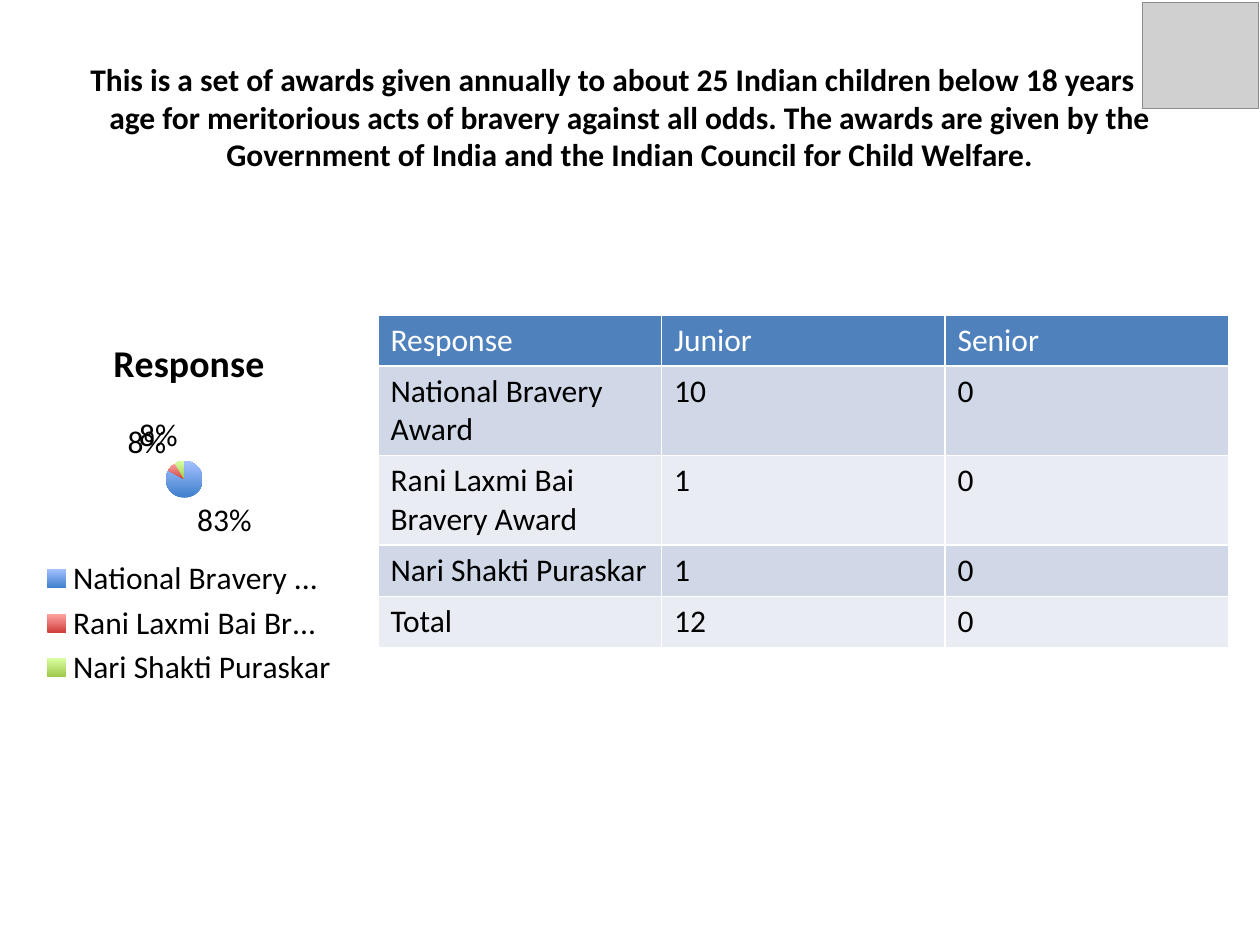
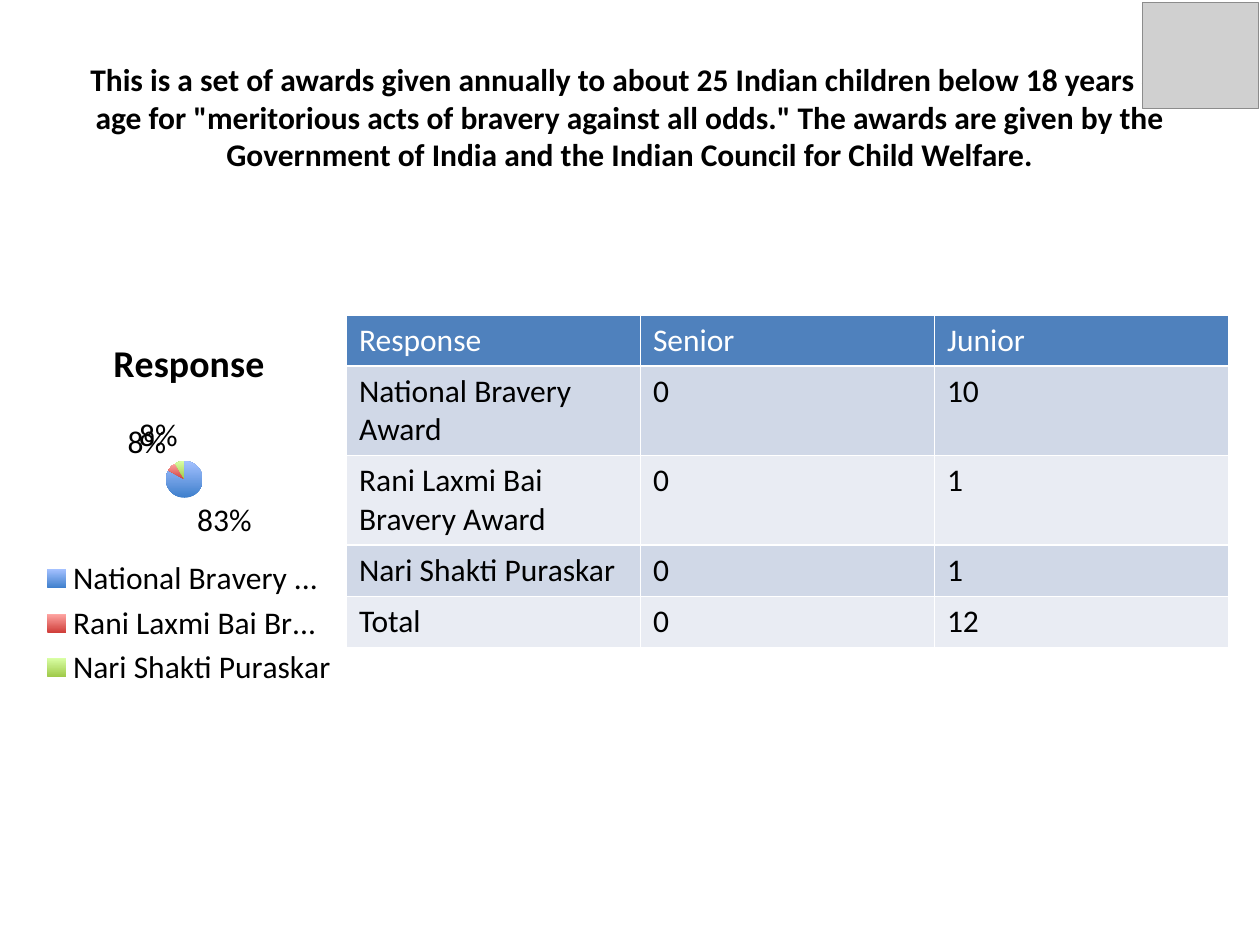
Before and after one commit to taranag/CodeProjects, a slide deck: slide 30 of FlaskApp/static/generated/Company92ByLevelFrom2022-05-01To2022-06-21.pptx. Drawn at 1260x945 pixels with LibreOffice and Linux fonts; fonts in the diff are those of the drawing; grey boxes stand for pictures. Boxes give left, top, right and bottom in pixels: in the first picture for what was removed or moved away, otherwise in the second. Text is boxed around its words. In the diff, an @@ line names an element or a change of style, - is before the commit and + after.

```diff
--- a/FlaskApp/static/generated/Company92ByLevelFrom2022-05-01To2022-06-21.pptx
+++ b/FlaskApp/static/generated/Company92ByLevelFrom2022-05-01To2022-06-21.pptx
@@ title at (90,64,1168,167): text changed @@
-This is a set of awards given annually to about 25 Indian children below 18 years of age for meritorious acts of bravery against all odds. The awards are given by the Government of India and the Indian Council for Child Welfare.
+This is a set of awards given annually to about 25 Indian children below 18 years of age for "meritorious acts of bravery against all odds." The awards are given by the Government of India and the Indian Council for Child Welfare.
@@ table at (346,315,1227,637) @@
-row 1, column 2: Junior
+row 1, column 2: Senior
-row 1, column 3: Senior
+row 1, column 3: Junior
-row 2, column 2: 10
+row 2, column 2: 0
-row 2, column 3: 0
+row 2, column 3: 10
-row 3, column 2: 1
+row 3, column 2: 0
-row 3, column 3: 0
+row 3, column 3: 1
-row 4, column 2: 1
+row 4, column 2: 0
-row 4, column 3: 0
+row 4, column 3: 1
-row 5, column 2: 12
+row 5, column 2: 0
-row 5, column 3: 0
+row 5, column 3: 12
@@ table: place and size @@
-table at (378,315,1228,637)
+table at (346,315,1227,637)
```
Also in this commit, not shown: 56 other slides changed, 12 other files.
